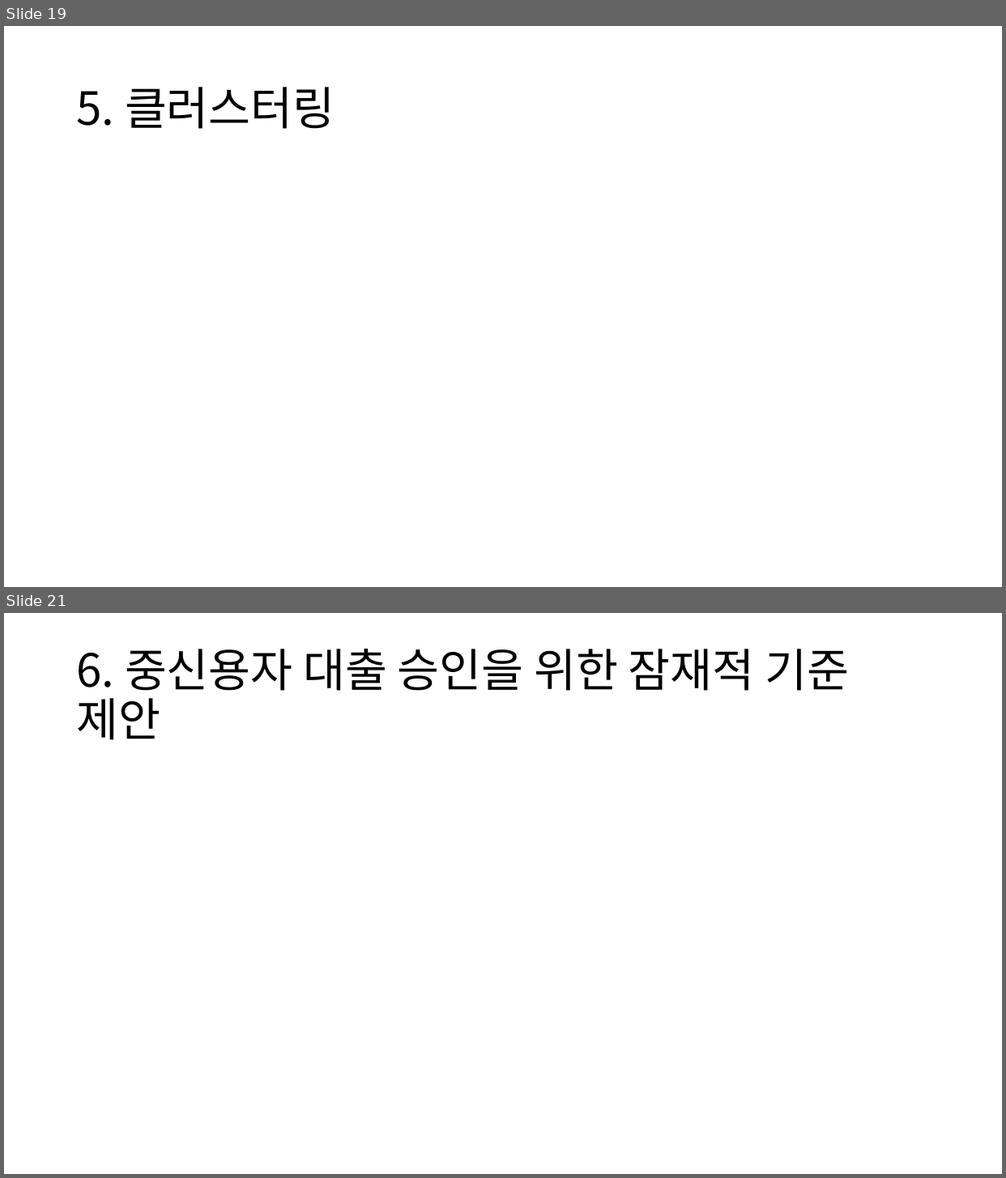
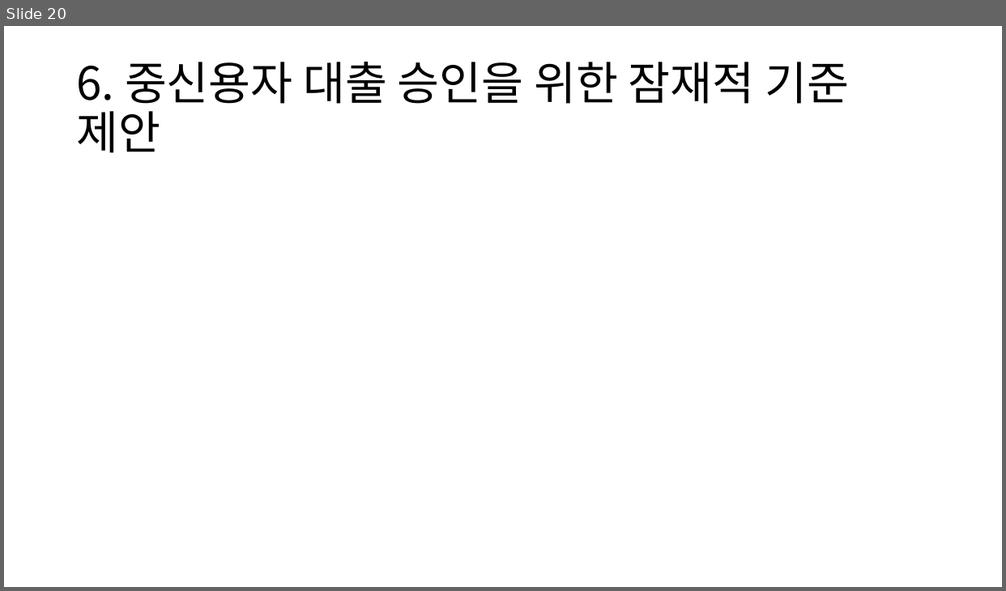
Before and after one commit to HANARONE/dh01, a slide deck: 1차 자료/개인고객 신용등급 산정 모델링.pptx. Shown one above the other, each under a label of ours: slides 19 and 21 before the commit, slide 20 after it; the slides between them are not shown. The pictures are 1006x1178 and 1006x591 pixels, drawn with LibreOffice and Linux fonts; fonts in the diff are those of the drawing. Boxes give left, top, right and bottom in pixels: in the first picture for what was removed or moved away, otherwise in the second. Text is boxed around its words. In the diff, an @@ line names an element or a change of style, - is before the commit and + after.

```diff
--- a/1차 자료/개인고객 신용등급 산정 모델링.pptx
+++ b/1차 자료/개인고객 신용등급 산정 모델링.pptx
@@ slide 19 removed at <box>4,26,1002,587</box>, background #FFFFFF @@
@@ title removed at <box>76,87,335,129</box> @@
-5. 클러스터링
@@ what was slide 21 is now slide 20 @@
```
Also in this commit, not shown: 5 slides changed, 1 slide added, 1 other file.
